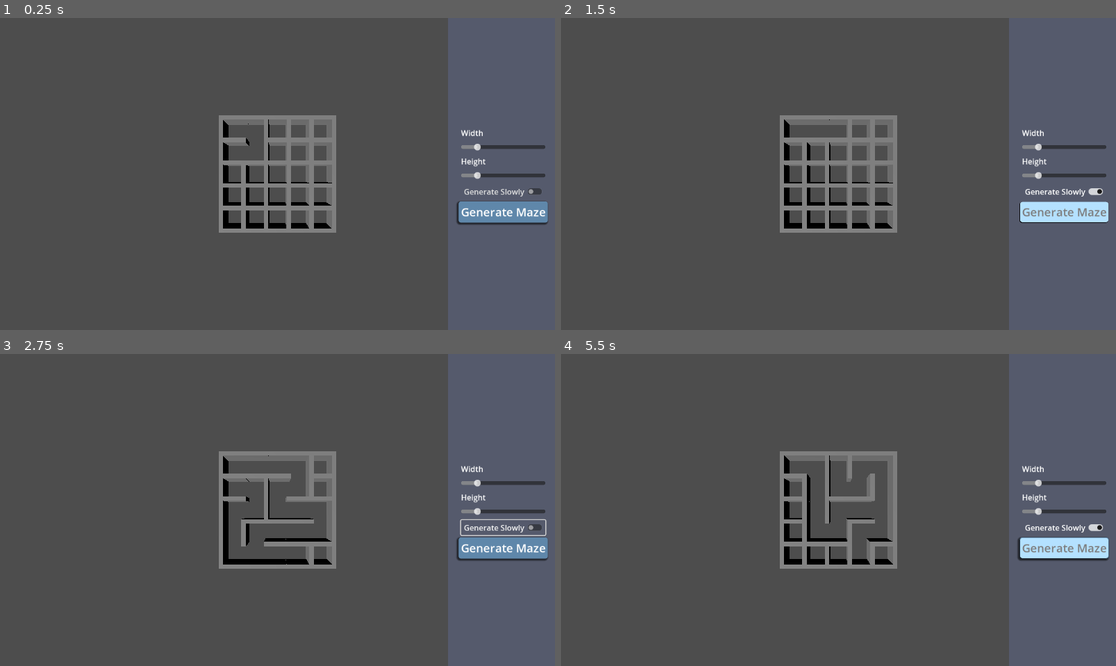
Above: before the commit, frames 1-4 (two rows, left to right).
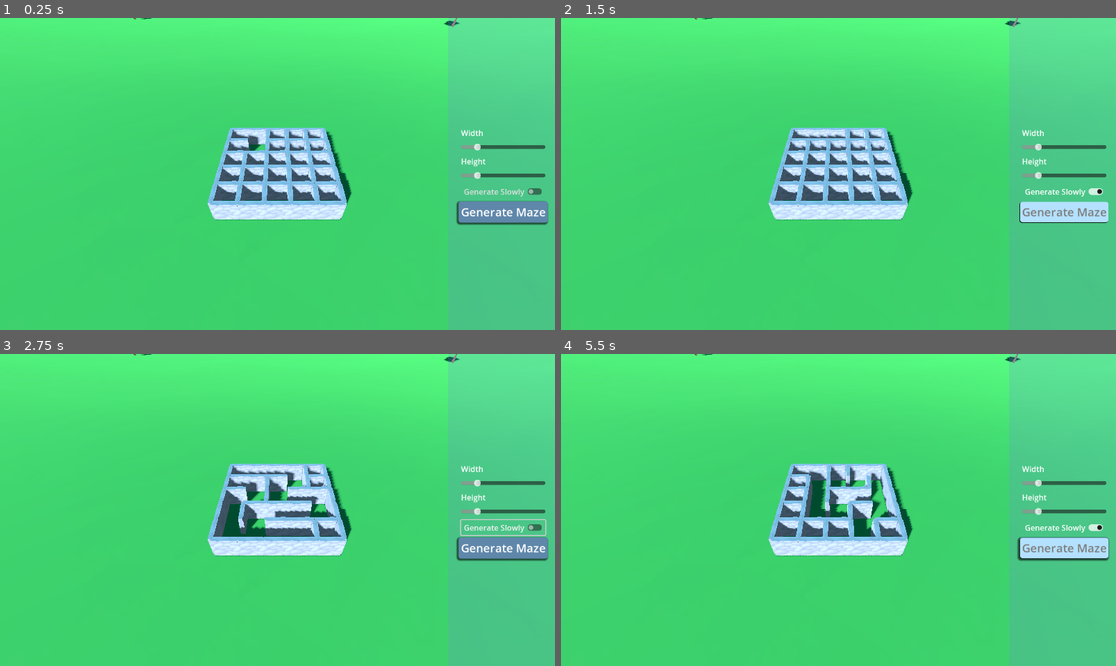
Above: after the commit, the same moments.

Repository: GuiBDBello/godot-maze-generator
Game: Godot game, scene res://scenes/game.tscn
Same seed, same stepped clock (60 frames per second), same inputs: the game is played once before the commit and once after it.
Inputs (mouse positions are in pixels of both pictures, inside the frame that each line leads up to):
- Up to frame 1 (0.25 s): no input
- Up to frame 2 (1.5 s): click "Generate Slowly" at 0.5 s; click "Generate Maze" at 1.25 s
- Up to frame 3 (2.75 s): click "Generate Slowly" at 2 s
- Up to frame 4 (5.5 s): click "Generate Maze" at 2.75 s; click "Generate Slowly" at 3.5 s; click "Generate Maze" at 4.25 s; move the mouse to (960, 494) at 5.02 s; click (960, 494) at 5.17 s

The runs differ from the first frame. In frame 1, 98% of the frame differs, in the area x 0-100%, y 0-100%; in frame 2, 98%; in frame 3, 98%; in frame 4, 98%.

Commit message:
Add camera movement; Add assets; Add World Environment and Sky Shader

Diff:
--- a/scenes/game.tscn
+++ b/scenes/game.tscn
@@ -1,8 +1,26 @@
-[gd_scene load_steps=8 format=3 uid="uid://b5ptabdfgohvv"]
+[gd_scene load_steps=15 format=3 uid="uid://b5ptabdfgohvv"]
 
 [ext_resource type="Script" path="res://scripts/game.gd" id="1_3hoi0"]
 [ext_resource type="PackedScene" uid="uid://gjtn7bm2cbge" path="res://scenes/maze_generator.tscn" id="1_6mc2g"]
+[ext_resource type="Shader" path="res://shaders/sky.gdshader" id="2_7x0ss"]
 [ext_resource type="Script" path="res://scripts/menu.gd" id="2_7213f"]
+[ext_resource type="Script" path="res://scripts/camera.gd" id="4_7e37c"]
+[ext_resource type="PackedScene" uid="uid://cn4at1gn2s34f" path="res://assets/ground/ground.glb" id="5_1omnm"]
+[ext_resource type="PackedScene" uid="uid://rc8rnxx07fri" path="res://assets/tree/tree.glb" id="6_fxjwv"]
+
+[sub_resource type="ShaderMaterial" id="ShaderMaterial_6dqnt"]
+shader = ExtResource("2_7x0ss")
+shader_parameter/skyColor = Color(0.160311, 0.845074, 1, 1)
+shader_parameter/horizonColor = Color(1, 1, 1, 1)
+
+[sub_resource type="Sky" id="Sky_hy35c"]
+sky_material = SubResource("ShaderMaterial_6dqnt")
+
+[sub_resource type="Environment" id="Environment_wlv7q"]
+background_mode = 2
+sky = SubResource("Sky_hy35c")
+ambient_light_source = 3
+ambient_light_sky_contribution = 0.2
 
 [sub_resource type="StyleBoxFlat" id="StyleBoxFlat_7eusc"]
 bg_color = Color(0.45098, 0.54902, 0.870588, 0.215686)
@@ -39,6 +57,9 @@
 [node name="Game" type="Node"]
 script = ExtResource("1_3hoi0")
 
+[node name="WorldEnvironment" type="WorldEnvironment" parent="."]
+environment = SubResource("Environment_wlv7q")
+
 [node name="Maze Menu" type="Control" parent="."]
 layout_mode = 3
 anchors_preset = 15
@@ -114,11 +135,73 @@
 
 [node name="Maze Generator" parent="." instance=ExtResource("1_6mc2g")]
 
-[node name="Camera" type="Camera3D" parent="."]
-transform = Transform3D(1, 0, 0, 0, 0, 1, 0, -1, 0, 0, 10, 0)
+[node name="Ground" parent="." instance=ExtResource("5_1omnm")]
+transform = Transform3D(10, 0, 0, 0, 10, 0, 0, 0, 10, 0, 0, 0)
+
+[node name="Camera Origin" type="Node3D" parent="."]
+transform = Transform3D(1, 0, 0, 0, 0.707107, -0.707107, 0, 0.707107, 0.707107, 0, 0, 0)
+
+[node name="SpringArm3D" type="SpringArm3D" parent="Camera Origin"]
+transform = Transform3D(1, 0, 0, 0, -5.96046e-08, 1, 0, -1, -5.96046e-08, 0, 0, 0)
+collision_mask = 2
+spring_length = 10.0
+margin = 0.0
+
+[node name="Camera" type="Camera3D" parent="Camera Origin/SpringArm3D"]
+transform = Transform3D(1, 0, 0, 0, 1, 0, 0, 0, 1, 0, -4.76837e-07, 10)
+script = ExtResource("4_7e37c")
 
 [node name="DirectionalLight3D" type="DirectionalLight3D" parent="."]
-transform = Transform3D(0.707107, 0.5, -0.5, 0, 0.707107, 0.707107, 0.707107, -0.5, 0.5, 0, 5, 0)
+transform = Transform3D(0.866026, 0.25, -0.433013, 0, 0.866026, 0.5, 0.5, -0.433013, 0.75, 0, 5, 0)
+shadow_enabled = true
+
+[node name="tree" parent="." instance=ExtResource("6_fxjwv")]
+transform = Transform3D(1, 0, 0, 0, 1, 0, 0, 0, 1, -40.1604, 0, 3.65387)
+
+[node name="tree16" parent="." instance=ExtResource("6_fxjwv")]
+transform = Transform3D(0.733955, 0, 0.679198, 0, 1, 0, -0.679198, 0, 0.733955, -75.3874, 0, -26.4295)
+
+[node name="tree2" parent="." instance=ExtResource("6_fxjwv")]
+transform = Transform3D(0.733327, 0, 0.679877, 0, 1, 0, -0.679877, 0, 0.733327, 31.3253, 0, -37.2645)
+
+[node name="tree3" parent="." instance=ExtResource("6_fxjwv")]
+transform = Transform3D(0.44779, 0, -0.894139, 0, 1, 0, 0.894139, 0, 0.44779, -29.3188, 0, -44.8415)
+
+[node name="tree11" parent="." instance=ExtResource("6_fxjwv")]
+transform = Transform3D(0.44779, 0, -0.894139, 0, 1, 0, 0.894139, 0, 0.44779, -62.6619, 0, -68.3738)
+
+[node name="tree12" parent="." instance=ExtResource("6_fxjwv")]
+transform = Transform3D(-0.820312, 0, -0.571917, 0, 1, 0, 0.571917, 0, -0.820312, 52.197, 0, -68.3738)
+
+[node name="tree13" parent="." instance=ExtResource("6_fxjwv")]
+transform = Transform3D(-0.18841, 0, -0.982091, 0, 1, 0, 0.982091, 0, -0.18841, 1.6955, 0, -84.4671)
+
+[node name="tree4" parent="." instance=ExtResource("6_fxjwv")]
+transform = Transform3D(-0.490174, 0, -0.871625, 0, 1, 0, 0.871625, 0, -0.490174, -24.2144, 0, 23.2396)
+
+[node name="tree5" parent="." instance=ExtResource("6_fxjwv")]
+transform = Transform3D(0.0279915, 0, -0.999608, 0, 1, 0, 0.999608, 0, 0.0279915, 23.8499, 0, 23.2396)
+
+[node name="tree10" parent="." instance=ExtResource("6_fxjwv")]
+transform = Transform3D(-0.719715, 0, -0.694269, 0, 1, 0, 0.694269, 0, -0.719715, 59.2805, 0, 0.283154)
+
+[node name="tree6" parent="." instance=ExtResource("6_fxjwv")]
+transform = Transform3D(-0.7998, 0, 0.600267, 0, 1, 0, -0.600267, 0, -0.7998, -58.7072, 0, 39.339)
+
+[node name="tree7" parent="." instance=ExtResource("6_fxjwv")]
+transform = Transform3D(-0.994643, 0, 0.103365, 0, 1, 0, -0.103365, 0, -0.994643, -64.2799, 0, 81.4574)
+
+[node name="tree8" parent="." instance=ExtResource("6_fxjwv")]
+transform = Transform3D(-0.245917, 0, 0.969291, 0, 1, 0, -0.969291, 0, -0.245917, 76.3616, 0, 50.0546)
+
+[node name="tree9" parent="." instance=ExtResource("6_fxjwv")]
+transform = Transform3D(-0.709472, 0, 0.704733, 0, 1, 0, -0.704733, 0, -0.709472, 45.5888, 0, 79.3469)
+
+[node name="tree14" parent="." instance=ExtResource("6_fxjwv")]
+transform = Transform3D(-0.767881, 0, -0.640592, 0, 1, 0, 0.640592, 0, -0.767881, 12.2585, 0, 63.5933)
+
+[node name="tree15" parent="." instance=ExtResource("6_fxjwv")]
+transform = Transform3D(-0.96207, 0, -0.272801, 0, 1, 0, 0.272801, 0, -0.96207, -26.6239, 0, 66.8253)
 
 [connection signal="value_changed" from="Maze Menu/MarginContainerBack/MarginContainer/VBoxContainer/HSliderWidth" to="Maze Menu" method="_on_h_slider_width_value_changed"]
 [connection signal="value_changed" from="Maze Menu/MarginContainerBack/MarginContainer/VBoxContainer/HSliderHeight" to="Maze Menu" method="_on_h_slider_height_value_changed"]
--- a/scenes/maze_wall.tscn
+++ b/scenes/maze_wall.tscn
@@ -1,17 +1,23 @@
-[gd_scene load_steps=3 format=3 uid="uid://bfkx1ryud35sg"]
+[gd_scene load_steps=4 format=3 uid="uid://bfkx1ryud35sg"]
+
+[ext_resource type="PackedScene" uid="uid://bj8wkcn03to6t" path="res://assets/wall/wall.glb" id="1_upiy8"]
 
 [sub_resource type="BoxMesh" id="BoxMesh_rfjm5"]
 
-[sub_resource type="ConcavePolygonShape3D" id="ConcavePolygonShape3D_ai4n3"]
+[sub_resource type="ConcavePolygonShape3D" id="ConcavePolygonShape3D_ldh0k"]
 data = PackedVector3Array(-0.5, 0.5, 0.5, 0.5, 0.5, 0.5, -0.5, -0.5, 0.5, 0.5, 0.5, 0.5, 0.5, -0.5, 0.5, -0.5, -0.5, 0. …(500 unchanged characters)…
 
 [node name="Maze Wall" type="Node3D"]
 
 [node name="Graphics" type="MeshInstance3D" parent="."]
 transform = Transform3D(1.2, 0, 0, 0, 1, 0, 0, 0, 0.2, 0, 0, 0)
+visible = false
 mesh = SubResource("BoxMesh_rfjm5")
 
 [node name="StaticBody3D" type="StaticBody3D" parent="Graphics"]
 
 [node name="CollisionShape3D" type="CollisionShape3D" parent="Graphics/StaticBody3D"]
-shape = SubResource("ConcavePolygonShape3D_ai4n3")
+shape = SubResource("ConcavePolygonShape3D_ldh0k")
+
+[node name="wall" parent="." instance=ExtResource("1_upiy8")]
+transform = Transform3D(0.425, 0, 0, 0, 0.5, 0, 0, 0, 0.5, 0, 0, 0)
--- /dev/null
+++ b/scripts/camera.gd
@@ -0,0 +1,26 @@
+extends Camera3D
+
+
+@onready var camera_origin = $"../.."
+@onready var spring_arm = $".."
+
+@export var mouse_sensitivity = 0.5
+
+
+func _input(event):
+	if event is InputEventMouseMotion and event.button_mask & 1:
+		var x_rotation = deg_to_rad(-event.relative.y * mouse_sensitivity)
+		var y_rotation = deg_to_rad(-event.relative.x * mouse_sensitivity)
+
+		camera_origin.rotate_object_local(Vector3(1, 0, 0), x_rotation)
+		camera_origin.rotate_y(y_rotation)
+
+		camera_origin.rotation.x = clamp(camera_origin.rotation.x, deg_to_rad(0), deg_to_rad(75))
+
+	if event is InputEventMouseButton:
+		if event.button_index == MOUSE_BUTTON_WHEEL_UP and event.pressed:
+			spring_arm.spring_length -= 0.1 * spring_arm.spring_length if spring_arm.spring_length > 10 else 1
+		if event.button_index == MOUSE_BUTTON_WHEEL_DOWN and event.pressed:
+			spring_arm.spring_length += 0.1 * spring_arm.spring_length if spring_arm.spring_length > 10 else 1
+
+		spring_arm.spring_length = clamp(spring_arm.spring_length, 5, 100)
--- a/scripts/game.gd
+++ b/scripts/game.gd
@@ -1,6 +1,7 @@
 extends Node
 
-@onready var camera = $Camera
+
+@onready var camera = $"Camera Origin/SpringArm3D/Camera"
 
 
 func _ready():
--- /dev/null
+++ b/shaders/sky.gdshader
@@ -0,0 +1,10 @@
+shader_type sky;
+
+uniform vec3 skyColor : source_color;
+uniform vec3 horizonColor : source_color;
+
+void sky() {
+	float col = clamp(EYEDIR.y / 0.05, 0.0, 1.0);
+	vec3 finalColor = mix(horizonColor, skyColor, col);
+	COLOR = finalColor;
+}
Binary file added: assets/ground/ground-texture.png
Not shown, added: assets/ground/ground-texture.png.import
Binary file added: assets/ground/ground.glb
Not shown, added: assets/ground/ground.glb.import
Binary file added: assets/ground/ground_ground-texture.png
Not shown, added: assets/ground/ground_ground-texture.png.import
Binary file added: assets/tree/tree-ref.jpeg
Not shown, added: assets/tree/tree-ref.jpeg.import
Binary file added: assets/tree/tree-texture.png
Not shown, added: assets/tree/tree-texture.png.import
Binary file added: assets/tree/tree.glb
Not shown, added: assets/tree/tree.glb.import
(and 15 more such lines)
